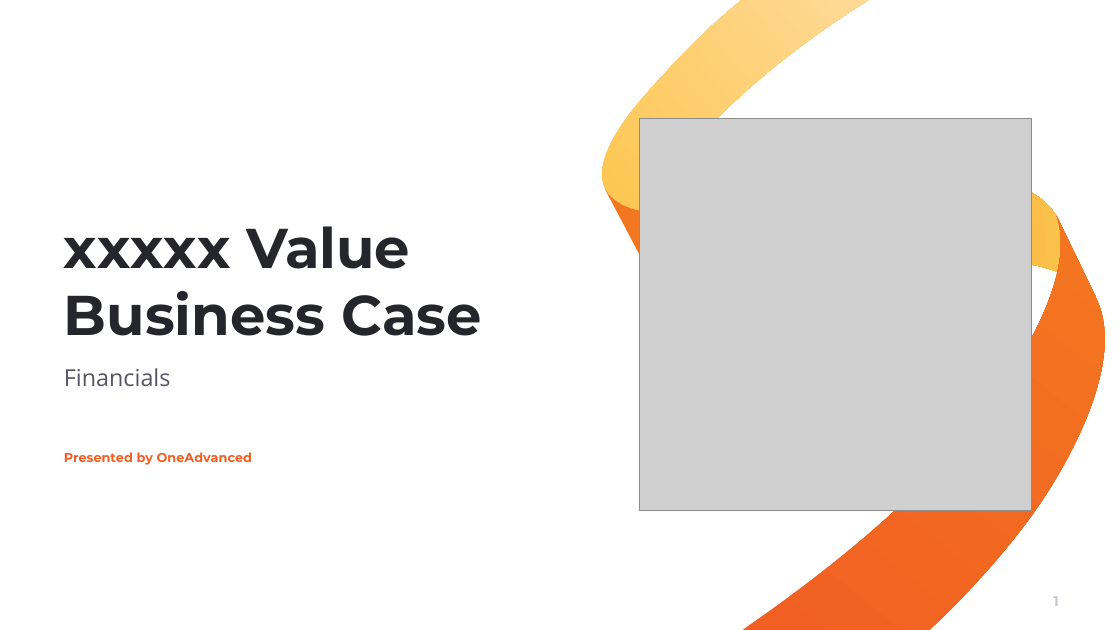
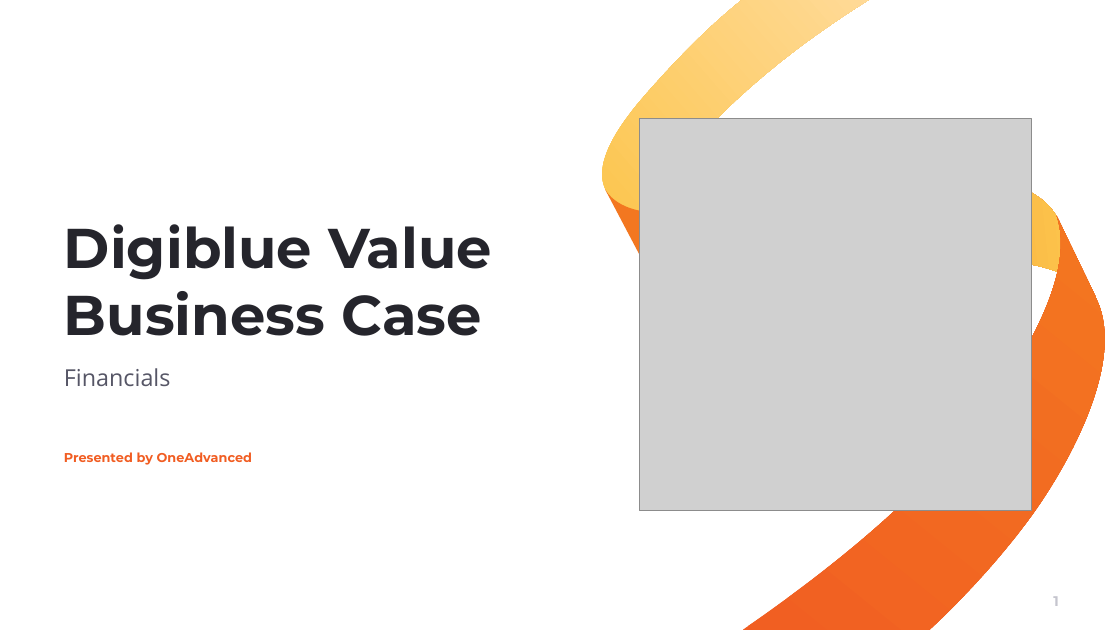
Before and after one commit to muratozdemirpiblo/ppt-api, a slide deck: slide 1 of output.pptx. Drawn at 1120x630 pixels with LibreOffice and Linux fonts; fonts in the diff are those of the drawing; grey boxes stand for pictures; background and template pictures are left out. Boxes give left, top, right and bottom in pixels: in the first picture for what was removed or moved away, otherwise in the second. Text is boxed around its words. In the diff, an @@ line names an element or a change of style, - is before the commit and + after.

```diff
--- a/output.pptx
+++ b/output.pptx
@@ title at (64, 224, 492, 336): text changed @@
-xxxxx Value Business Case
+Digiblue Value Business Case
```
Also in this commit, not shown: 7 other slides changed, 2 other files.
